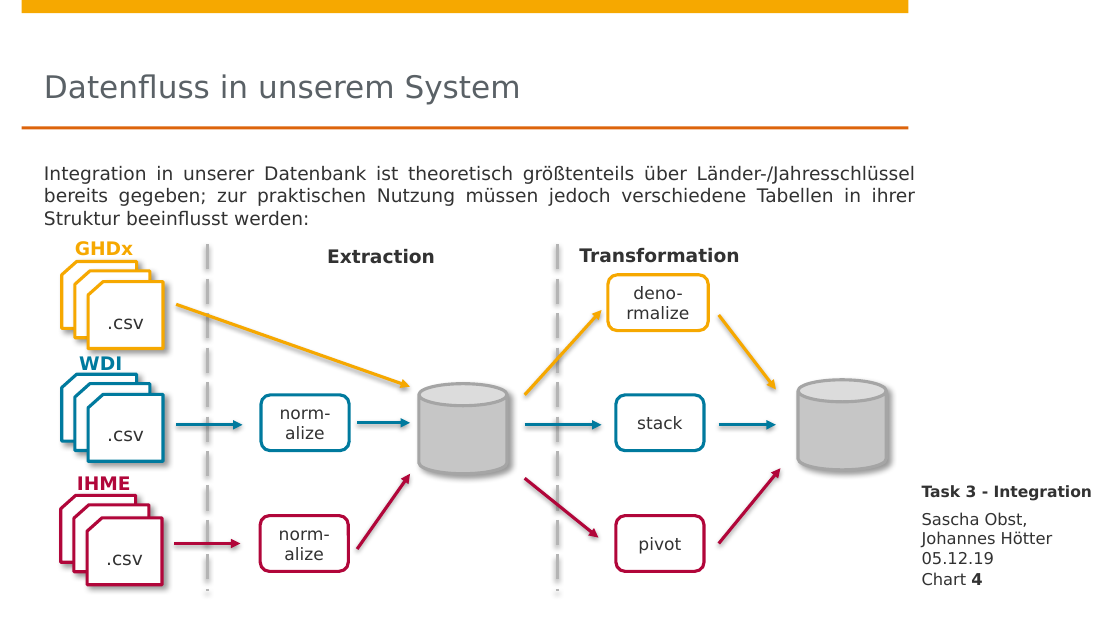
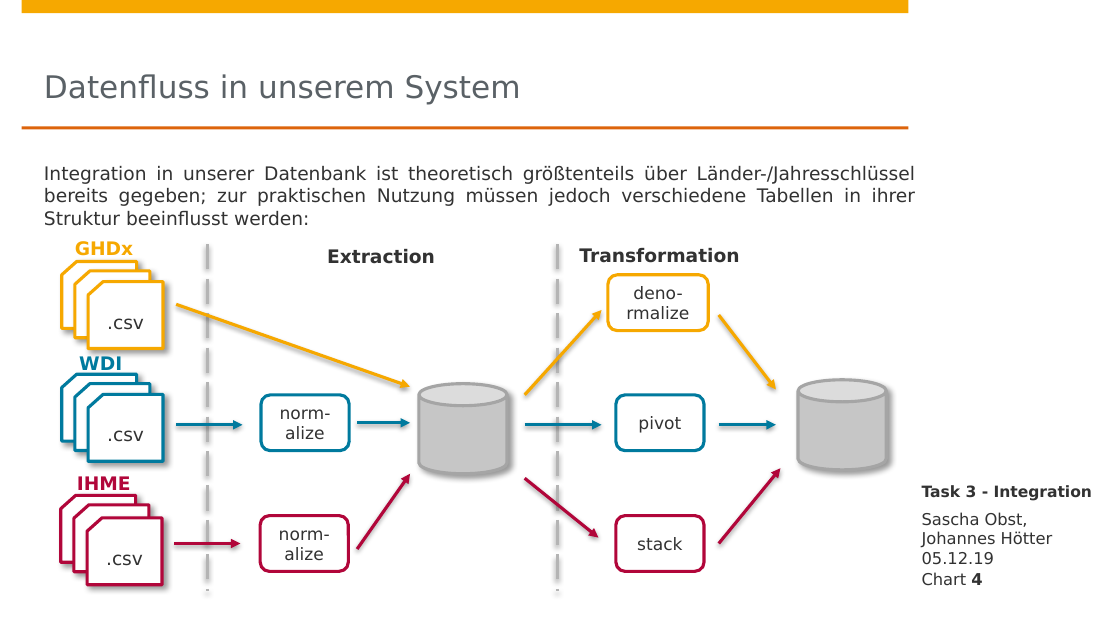
Before and after one commit to johanneshoetter/Health-Data-Integration, a slide deck: slide 4 of presentations/03_05_JohannesSascha_Smoking.pptx. Drawn at 1120x630 pixels with LibreOffice and Linux fonts; fonts in the diff are those of the drawing; background and template pictures are left out. Boxes give left, top, right and bottom in pixels: in the first picture for what was removed or moved away, otherwise in the second. Text is boxed around its words. In the diff, an @@ line names an element or a change of style, - is before the commit and + after.

```diff
--- a/presentations/03_05_JohannesSascha_Smoking.pptx
+++ b/presentations/03_05_JohannesSascha_Smoking.pptx
@@ text in rounded rectangle at <box>638,416,681,433</box>: text changed @@
-stack
+pivot
@@ text in rounded rectangle at <box>637,537,682,551</box>: text changed @@
-pivot
+stack
```
